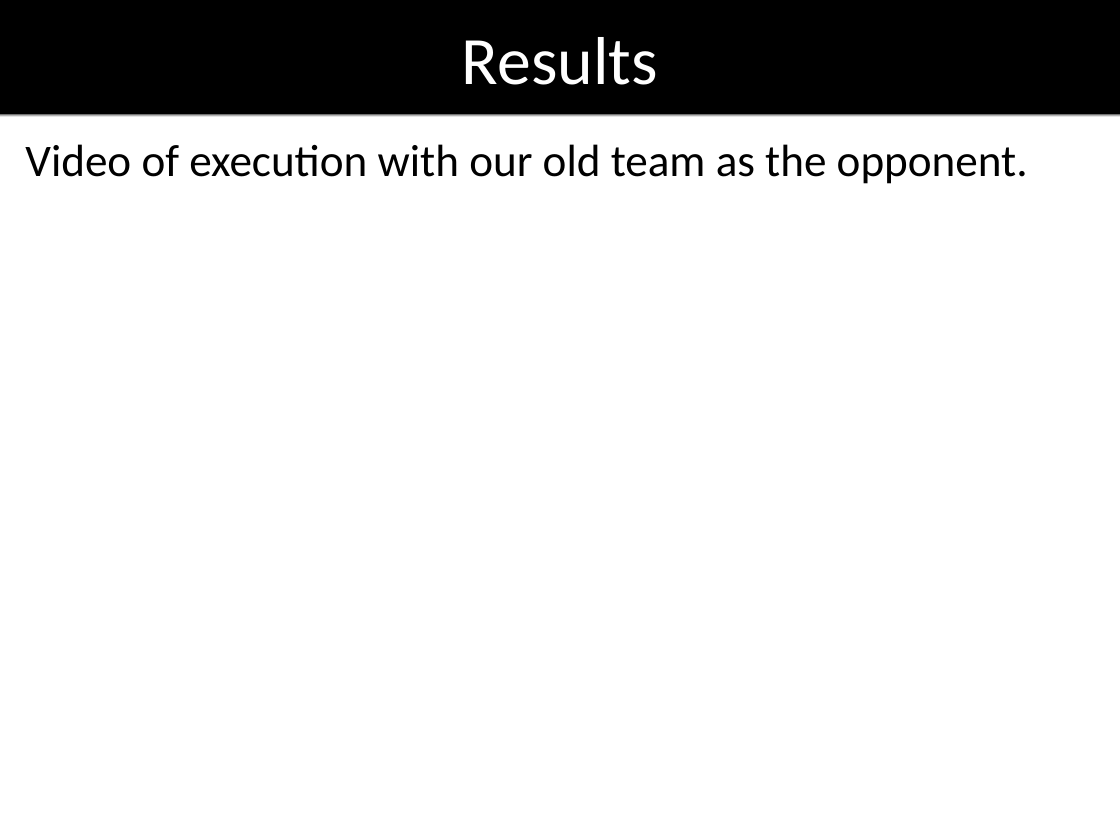
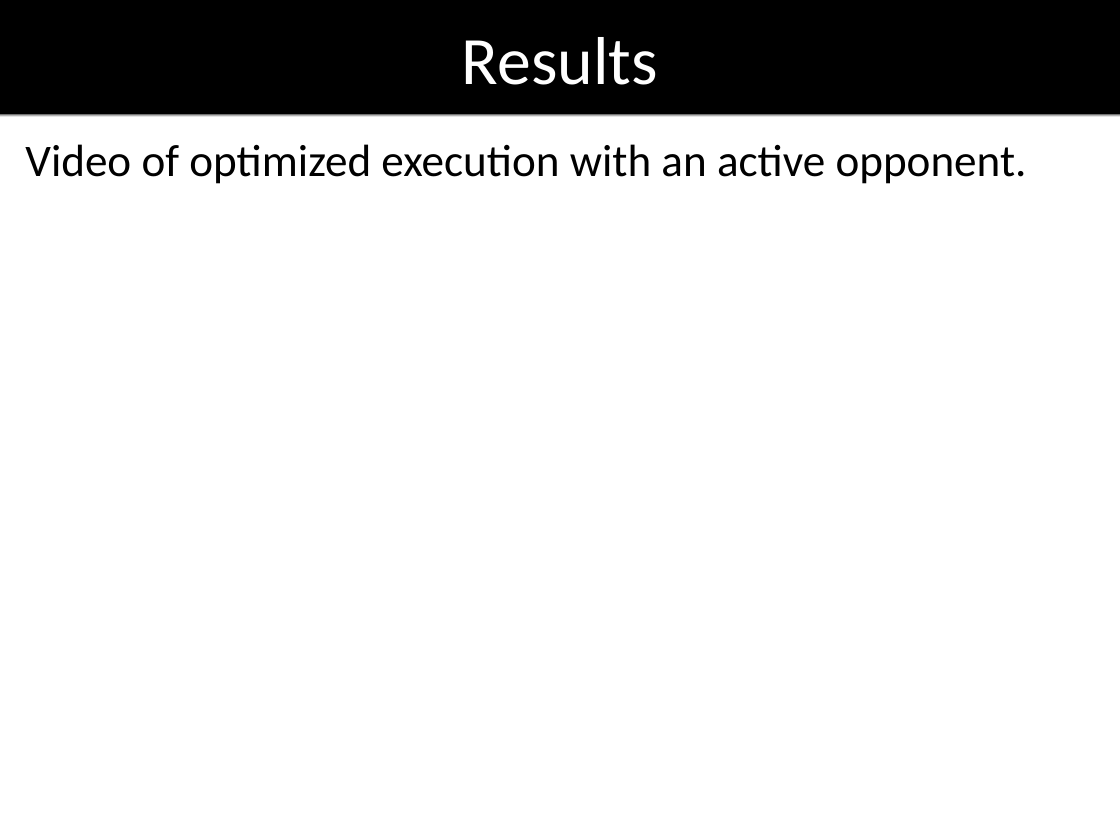
Before and after one commit to oarslan3/gt-cs-rip-projects, a slide deck: slide 13 of final/finalPresentation.odp. Drawn at 1120x840 pixels with LibreOffice and Linux fonts; fonts in the diff are those of the drawing. Boxes give left, top, right and bottom in pixels: in the first picture for what was removed or moved away, otherwise in the second. Text is boxed around its words. In the diff, an @@ line names an element or a change of style, - is before the commit and + after.

```diff
--- a/final/finalPresentation.odp
+++ b/final/finalPresentation.odp
@@ text at bbox=[25, 144, 1027, 184]: text changed @@
-Video of execution with our old team as the opponent.
+Video of optimized execution with an active opponent.
```
Also in this commit, not shown: 2 other slides changed, 1 other file.
